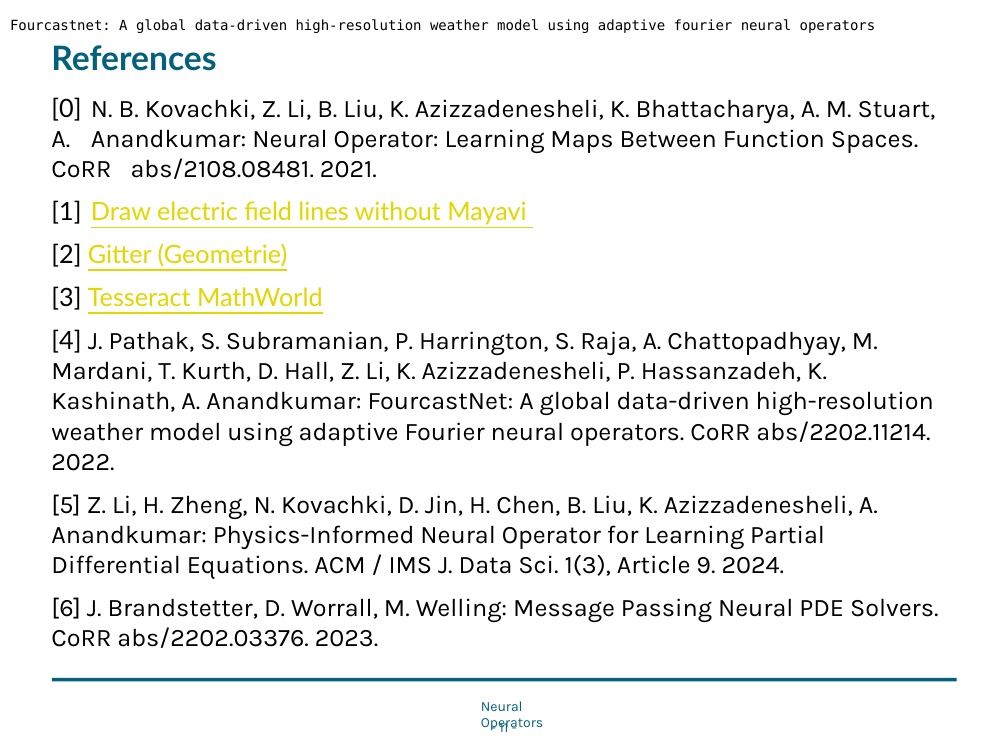
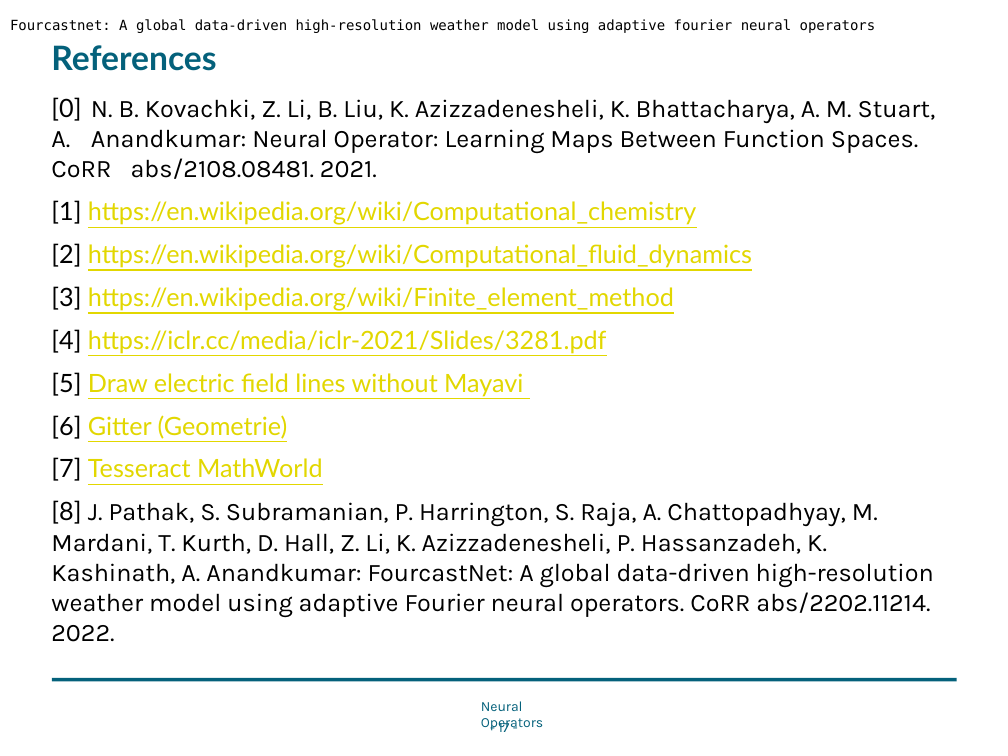
Before and after one commit to Nerrror/NeuralOperator, a slide deck: slide 17 of NeuralOperator.pptx (slide 11 before the commit). Drawn at 1008x756 pixels with LibreOffice and Linux fonts; fonts in the diff are those of the drawing; background and template pictures are left out. Boxes give left, top, right and bottom in pixels: in the first picture for what was removed or moved away, otherwise in the second. Text is boxed around its words. In the diff, an @@ line names an element or a change of style, - is before the commit and + after.

```diff
--- a/NeuralOperator.pptx
+++ b/NeuralOperator.pptx
@@ text at bbox=[51, 200, 934, 642]: text changed; font Karla to Lato @@
-[1] Draw electric field lines without Mayavi
-[2] Gitter (Geometrie)
-[3] Tesseract MathWorld
-[4] J. Pathak, S. Subramanian, P. Harrington, S. Raja, A. Chattopadhyay, M. Mardani, T. Kurth, D. Hall, Z. Li, K. Azizzadenesheli, P. Hassanzadeh, K. Kashinath, A. Anandkumar: FourcastNet: A global data-driven high-resolution weather model using adaptive Fourier neural operators. CoRR abs/2202.11214. 2022.
-[5] Z. Li, H. Zheng, N. Kovachki, D. Jin, H. Chen, B. Liu, K. Azizzadenesheli, A. Anandkumar: Physics-Informed Neural Operator for Learning Partial Differential Equations. ACM / IMS J. Data Sci. 1(3), Article 9. 2024.
-[6] J. Brandstetter, D. Worrall, M. Welling: Message Passing Neural PDE Solvers. CoRR abs/2202.03376. 2023.
+[1] https://en.wikipedia.org/wiki/Computational_chemistry
+[2] https://en.wikipedia.org/wiki/Computational_fluid_dynamics
+[3] https://en.wikipedia.org/wiki/Finite_element_method
+[4] https://iclr.cc/media/iclr-2021/Slides/3281.pdf
+[5] Draw electric field lines without Mayavi
+[6] Gitter (Geometrie)
+[7] Tesseract MathWorld
+[8] J. Pathak, S. Subramanian, P. Harrington, S. Raja, A. Chattopadhyay, M. Mardani, T. Kurth, D. Hall, Z. Li, K. Azizzadenesheli, P. Hassanzadeh, K. Kashinath, A. Anandkumar: FourcastNet: A global data-driven high-resolution weather model using adaptive Fourier neural operators. CoRR abs/2202.11214. 2022.
@@ page number at bbox=[498, 720, 509, 732]: text changed @@
-- 11 -
+- 17 -
```
Also in this commit, not shown: 8 other slides changed, 7 slides added, 1 slide removed.
